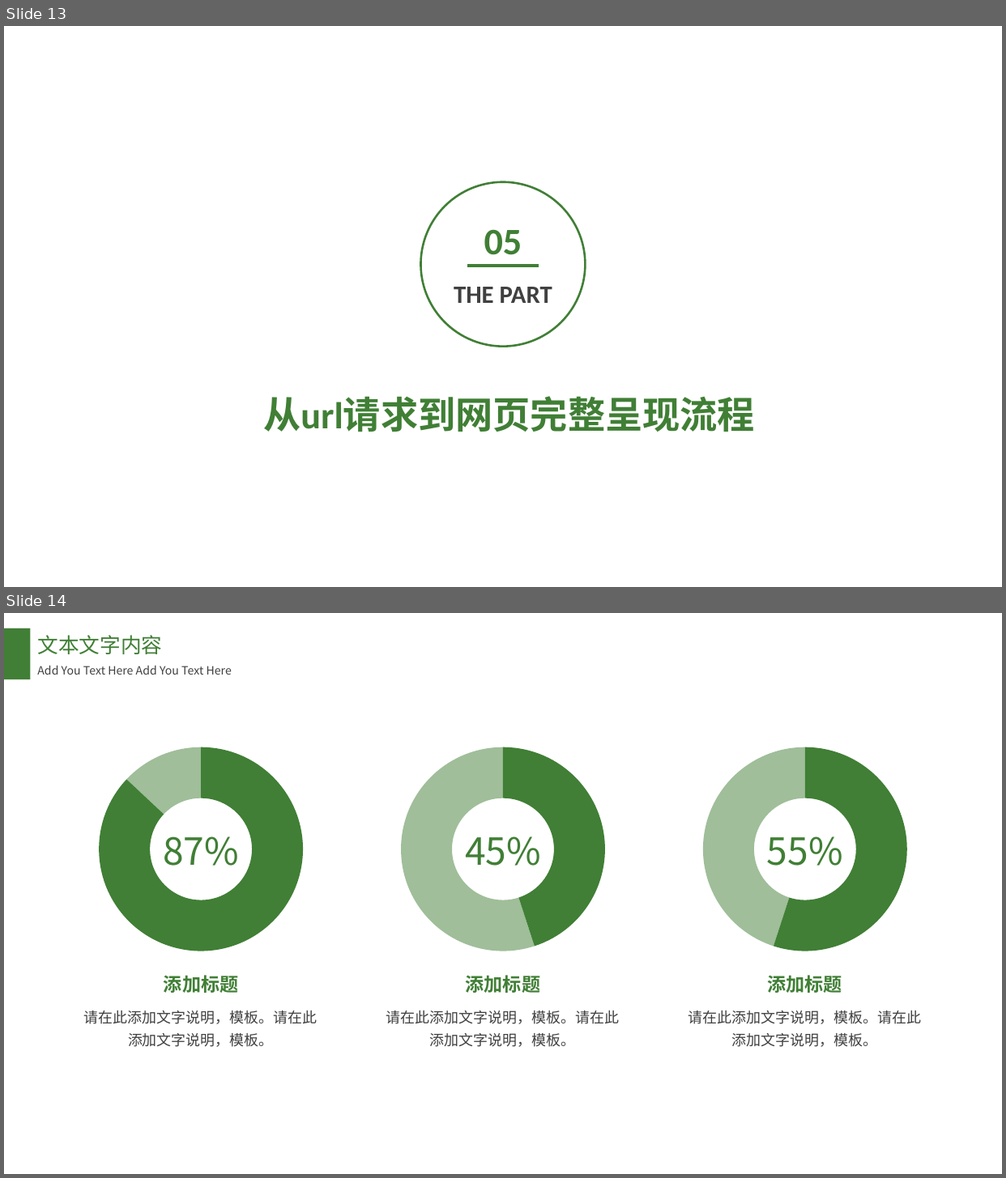
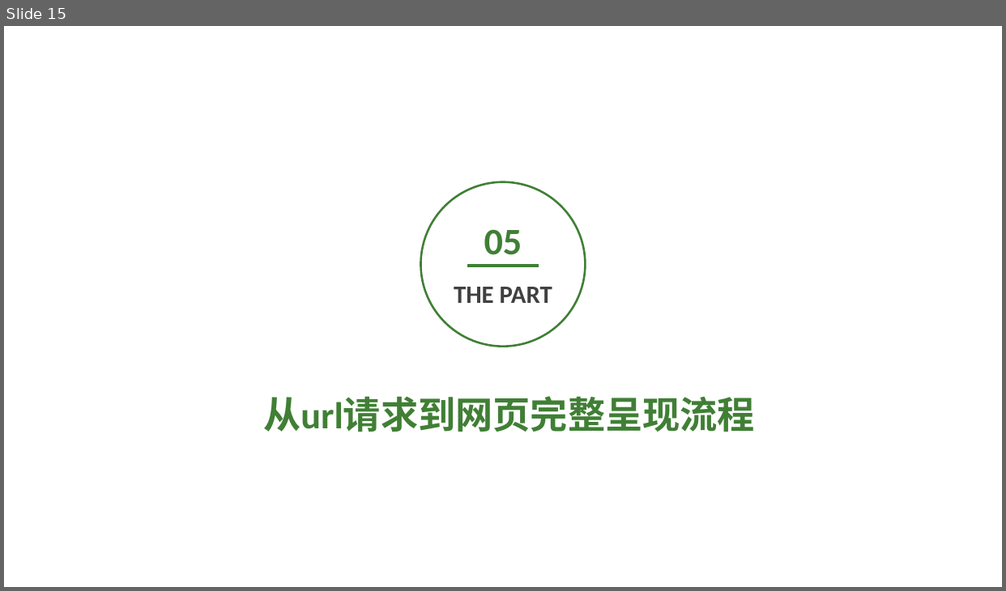
Before and after one commit to heyunjiang/heyunjiang.github.io, a slide deck: summary/技术文章/用友前端基础分享.pptx. Shown one above the other, each under a label of ours: slides 13 and 14 before the commit, slide 15 after it. The pictures are 1006x1178 and 1006x591 pixels, drawn with LibreOffice and Linux fonts; fonts in the diff are those of the drawing; background and template pictures are left out. Boxes give left, top, right and bottom in pixels: in the first picture for what was removed or moved away, otherwise in the second. Text is boxed around its words. In the diff, an @@ line names an element or a change of style, - is before the commit and + after.

```diff
--- a/summary/技术文章/用友前端基础分享.pptx
+++ b/summary/技术文章/用友前端基础分享.pptx
@@ slide 14 removed at [4, 613, 1002, 1174], background #CCE8CF @@
@@ rectangle removed at [4, 628, 30, 679] @@
@@ text removed at [37, 635, 162, 654] @@
-文本文字内容
@@ text removed at [37, 665, 232, 675] @@
-Add You Text Here Add You Text Here
@@ doughnut chart removed at [57, 737, 346, 962] @@
-categories: 1, 2
-Series 1: 87, 13
@@ doughnut chart removed at [358, 737, 648, 962] @@
-categories: 1, 2
-Series 1: 45, 55
@@ doughnut chart removed at [661, 737, 950, 962] @@
-categories: 1, 2
-Series 1: 55, 45
@@ text removed at [163, 837, 239, 866] @@
-87%
@@ text removed at [465, 837, 541, 866] @@
-45%
@@ text removed at [767, 837, 843, 866] @@
-55%
@@ text removed at [164, 975, 238, 993] @@
-添加标题
@@ text removed at [466, 975, 540, 993] @@
-添加标题
@@ text removed at [768, 975, 842, 993] @@
-添加标题
@@ text removed at [84, 1011, 317, 1047] @@
-请在此添加文字说明，模板。请在此添加文字说明，模板。
@@ text removed at [386, 1011, 620, 1047] @@
-请在此添加文字说明，模板。请在此添加文字说明，模板。
@@ text removed at [688, 1011, 922, 1047] @@
-请在此添加文字说明，模板。请在此添加文字说明，模板。
@@ what was slide 13 is now slide 15 @@
```
Also in this commit, not shown: 2 slides changed, 3 slides added, 15 other slides removed, 4 other files.
